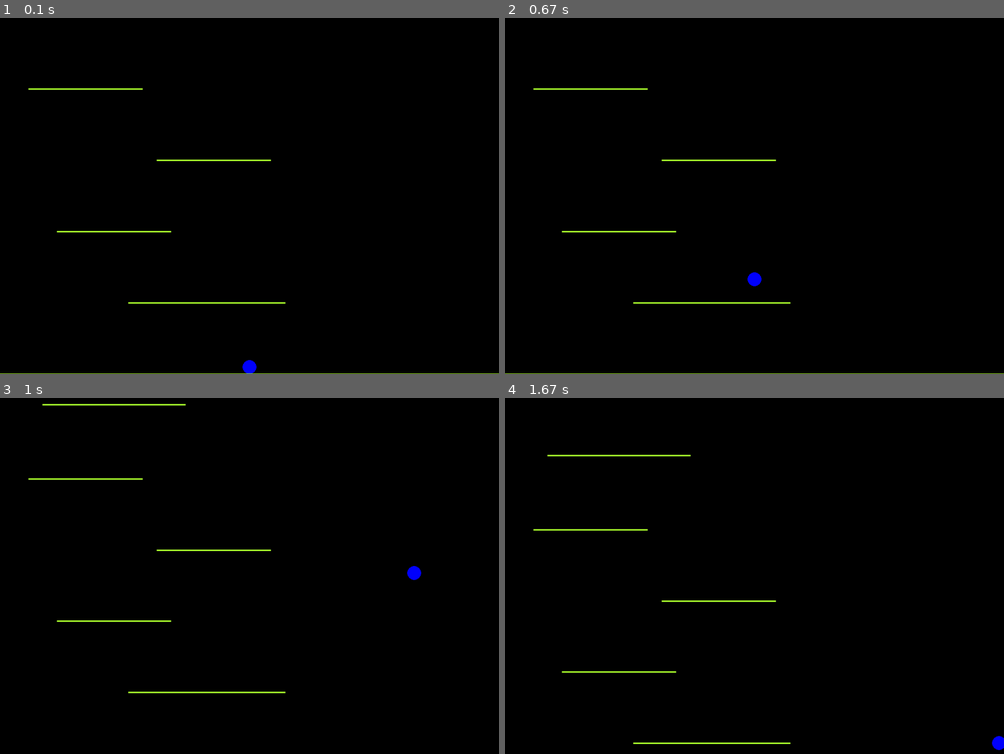
Above: before the commit, frames 1-4 (two rows, left to right).
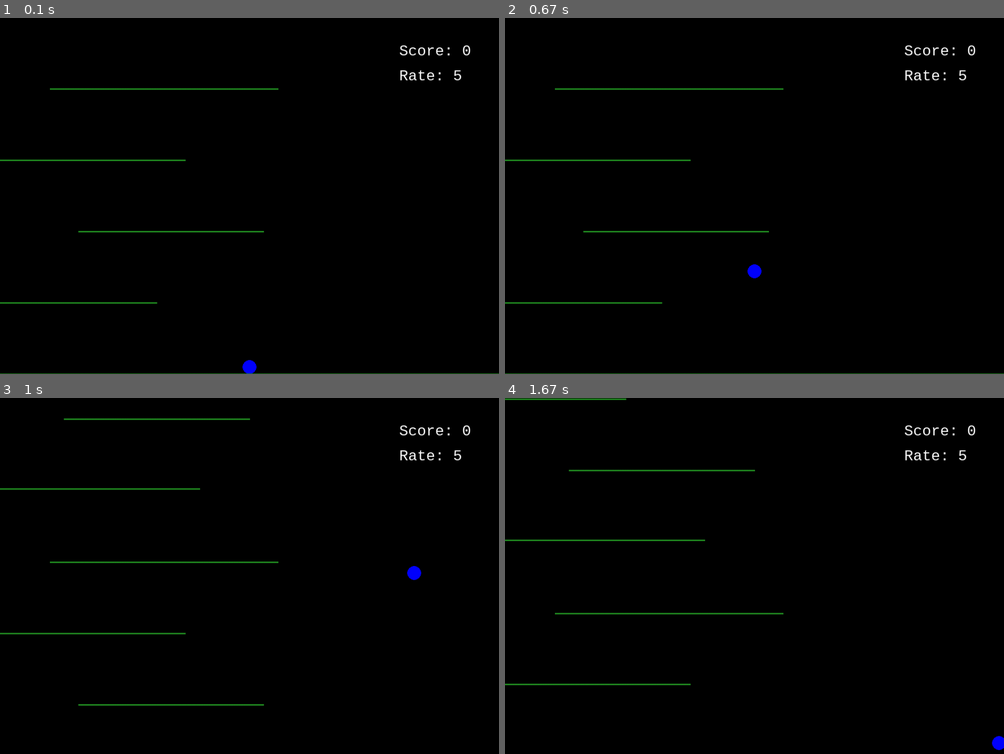
Above: after the commit, the same moments.

Repository: ohadch/pygame-icy-tower
Game: pygame game, started from main.py
The game is run twice, just before and just after one commit, with the same random seed, the same clock (stepped at 60 frames per second) and the same inputs. The source is Python 2; it was converted automatically to run under Python 3.
Inputs:
- Up to frame 1 (0.1 s): no input
- Up to frame 2 (0.67 s): tap Space at 0.33 s
- Up to frame 3 (1 s): hold Right from 0.67 s (still down); tap Space at 0.73 s
- Up to frame 4 (1.67 s): tap Space at 1.03, 1.23, 1.53 s; release Right at 1.13 s; hold Right 1.17-1.63 s

The runs differ from the first frame. In frame 1, 1.5% of the frame differs, in the area x 0-100%, y 7-100%; in frame 2, 1.7%; in frame 3, 2.0%, in the area x 0-95%, y 1-87%; in frame 4, 1.9%.

Commit message:
Added step signs

Diff:
--- a/main.py
+++ b/main.py
@@ -4,11 +4,11 @@
 
 
 TODO:
-[] Control jump height by x axis speed / combo
-[] Show HUD
-[] As game advances, accelerate scrolling rate
 [] Combos
 
+[V] Show HUD
+[V] As game advances, accelerate scrolling rate
+[V] Control jump height by x axis speed / combo
 [V] Always keep player at the middle of the screen
 """
 
@@ -32,6 +32,7 @@
         """
         self.dt_s = None
         self.time_sec = 0.0
+        self.score = 0
 
     def advance_time(self):
         self.time_sec += self.dt_s
@@ -44,6 +45,11 @@
         Controls the UI, in this case Pygame window.
         :param environment: Environment object.
         """
+
+        # Colors
+        self.background_color = THECOLORS['black']
+        self.curr_color_name = random.choice(THECOLORS.keys())
+        self.step_color = THECOLORS[self.curr_color_name]
 
         # Creates a composition of session, environment, game window and air track.
         self.session = Session()
@@ -53,8 +59,11 @@
         # Initializing Pygame.
         pygame.init()
 
+        # Fonts
+        self.hud_font = pygame.font.SysFont("monospace", 30)
+
         # Gets screen dimensions in pixels from the environment object and sets the surface attribute.
-        self.dimensions_px = self.env.dimensions_px
+        self.dimensions_px = self.width_px, self.height_px = self.env.dimensions_px
         self.surface = pygame.display.set_mode(self.dimensions_px)
         self.erase_and_update()  # Updates the screen for the first time.
 
@@ -71,8 +80,19 @@
         self.set_background()
         pygame.display.flip()
 
+    @staticmethod
+    def invert(color):
+        a, b, c, d = color
+        return abs(a - 255), abs(b - 255), abs(c - 255), abs(d - 255)
+
+    def random_color_name(self):
+        color_name = random.choice(THECOLORS.keys())
+        if color_name == self.curr_color_name or color_name == self.background_color:
+            return self.random_color_name()
+        return color_name
+
     def set_background(self):
-        self.surface.fill(THECOLORS['black'])
+        self.surface.fill(self.background_color)
 
     def get_user_input(self):
         pressed_keys = pygame.key.get_pressed()
@@ -103,6 +123,12 @@
         for step in self.air_track.steps:
             step.draw()
 
+    def show_score(self):
+        score = self.hud_font.render("Score: {}".format(self.session.score), 1, THECOLORS['white'])
+        self.surface.blit(score, (self.width_px - 200, 50))
+        rate = self.hud_font.render("Rate: {}".format(self.get_scroll_rate_mps()), 1, THECOLORS['white'])
+        self.surface.blit(rate, (self.width_px - 200, 100))
+
     def control_screen_scrolling(self):
         """
         Starts scrolling of the screen if needed, and scrolls it for each framerate.
@@ -121,13 +147,19 @@
                 for step in self.air_track.steps:
                     step.center_m.y_m += deviation_m
 
+    def get_scroll_rate_mps(self):
+        try:
+            return self.scrolling_rate_mps * (self.session.score / pow(self.session.score, 0.7))
+        except ZeroDivisionError:
+            return self.scrolling_rate_mps
+
     def scroll(self):
         """
         Scrolls the screen by lowering the position of all the object by the specified rate.
         """
-        self.air_track.player.position. y_m += self.scrolling_rate_mps * self.session.dt_s
+        self.air_track.player.position. y_m += self.get_scroll_rate_mps() * self.session.dt_s
         for step in self.air_track.steps:
-            step.center_m.y_m += self.scrolling_rate_mps * self.session.dt_s
+            step.center_m.y_m += self.get_scroll_rate_mps() * self.session.dt_s
 
     def loop(self):
         """
@@ -142,6 +174,7 @@
             self.air_track.player.update()     # Updates the player's position
             self.air_track.update_steps()      # Deleting steps that are lower than the floor, and generating new steps
             self.draw_objects()                # Drawing the player and the steps
+            self.show_score()
             if self.air_track.player.top_vertex().y_m > self.env.height_m:  # If the player is lower than the floor, ends the loop
                 self.done = True
 
@@ -223,6 +256,7 @@
         """
         self.window = window
         self.player = Player(self.window)
+        self.step_id = 1
         self.steps_num = 5
         self.steps = []
         self.draw_steps()
@@ -233,18 +267,19 @@
         """
 
         # Sets the floor step (the one the player stand on at the beginning of the game).
-        floor_step = Step(self.window)
+        floor_step = Step(self.window, 0)
         floor_step.center_m.y_m = self.window.env.height_m
         floor_step.length_m = 1000
         self.steps.append(floor_step)
 
         # Assigns margins between steps and appends the steps to the steps list.
         margins_m = int(self.window.env.height_m / self.steps_num)
-        y_positions_m = range(margins_m, int(self.window.env.height_m), margins_m)
+        y_positions_m = range(int(self.window.env.height_m) - margins_m, 0, -margins_m)
         for y_pos_m in y_positions_m:
-            s = Step(self.window)
+            s = Step(self.window, self.step_id)
             s.center_m.y_m = y_pos_m
             self.steps.append(s)
+            self.step_id += 1
 
     def update_steps(self):
         """
@@ -255,10 +290,16 @@
                 self.steps.remove(step)
                 del step
         if len(self.steps) < self.steps_num:
-            s = Step(self.window)
+            s = Step(self.window, self.step_id)
+            if self.step_id % 50 == 0:
+                s.length_m = 1000
+            if self.step_id % 100 == 0:
+                self.window.step_color = THECOLORS[self.window.random_color_name()]
+            if self.step_id % 10 == 0:
+                s.should_draw_score = True
             s.center_m.y_m = 0
             self.steps.append(s)
-
+            self.step_id += 1
 
 # ==================
 # Object Classes
@@ -267,14 +308,16 @@
 
 class Step:
 
-    def __init__(self, window):
+    def __init__(self, window, id_):
         self.window = window
-        self.min_length_m = 15
-        self.max_length_m = 25
+        self.min_length_m = 25
+        self.max_length_m = 35
         self.length_m = random.randint(self.min_length_m, self.max_length_m)
         self.center_m = self.rand_pos()
-        self.color = THECOLORS['greenyellow']
+        self.color = self.window.step_color
         self.vector = Vector(0, 0)
+        self.id = id_
+        self.should_draw_score = False
 
     def right_edge(self):
         return Position(self.center_m.x_m + int(self.length_m / 2), self.center_m.y_m)
@@ -286,8 +329,19 @@
         x_m = random.randint(0, self.window.env.width_m - self.length_m)
         return Position(x_m, self.window.env.height_m - 10)
 
+    def draw_score(self):
+        w = 6
+        h = 2
+        rect = pygame.Rect(self.window.env.m_to_px(self.center_m.x_m - w / 3), self.window.env.m_to_px(self.center_m.y_m), self.window.env.m_to_px(w), self.window.env.m_to_px(h))
+        pygame.draw.rect(self.window.surface, self.color, rect)
+        floor_num = self.window.hud_font.render(str(self.id), 1, self.window.invert(self.color))
+        w, h = self.center_m.coordinates_px(self.window.env.m_to_px_ratio)
+        self.window.surface.blit(floor_num, (w, h))
+
     def draw(self):
         pygame.draw.line(self.window.surface, self.color, self.left_edge().coordinates_px(self.window.env.m_to_px_ratio), self.right_edge().coordinates_px(self.window.env.m_to_px_ratio), 3)
+        if self.should_draw_score:
+            self.draw_score()
 
 
 class Player:
@@ -298,7 +352,7 @@
         self.padding_m = 1.0
         self.position = Position(self.window.env.width_m / 2, self.window.env.height_m - self.radius_m)
         self.vector = Vector(0, 0)
-        self.jump_mps = 50
+        self.jump_mps = 70
         self.speed_mps = 70
         self.is_jumping = False
         self.step = None
@@ -351,8 +405,6 @@
         else:
             jump = self.jump_mps
             self.in_combo = False
-        print self.time_since_last_side_movement
-        print self.in_combo
         return jump
 
     def apply_gravity(self):
@@ -366,6 +418,7 @@
         self.position.y_m = self.step.center_m.y_m - self.radius_m
         self.vector.y_mps = self.step.vector.y_mps
         self.is_jumping = False
+        self.window.session.score = step.id
 
     def update(self):
         self.apply_gravity()
